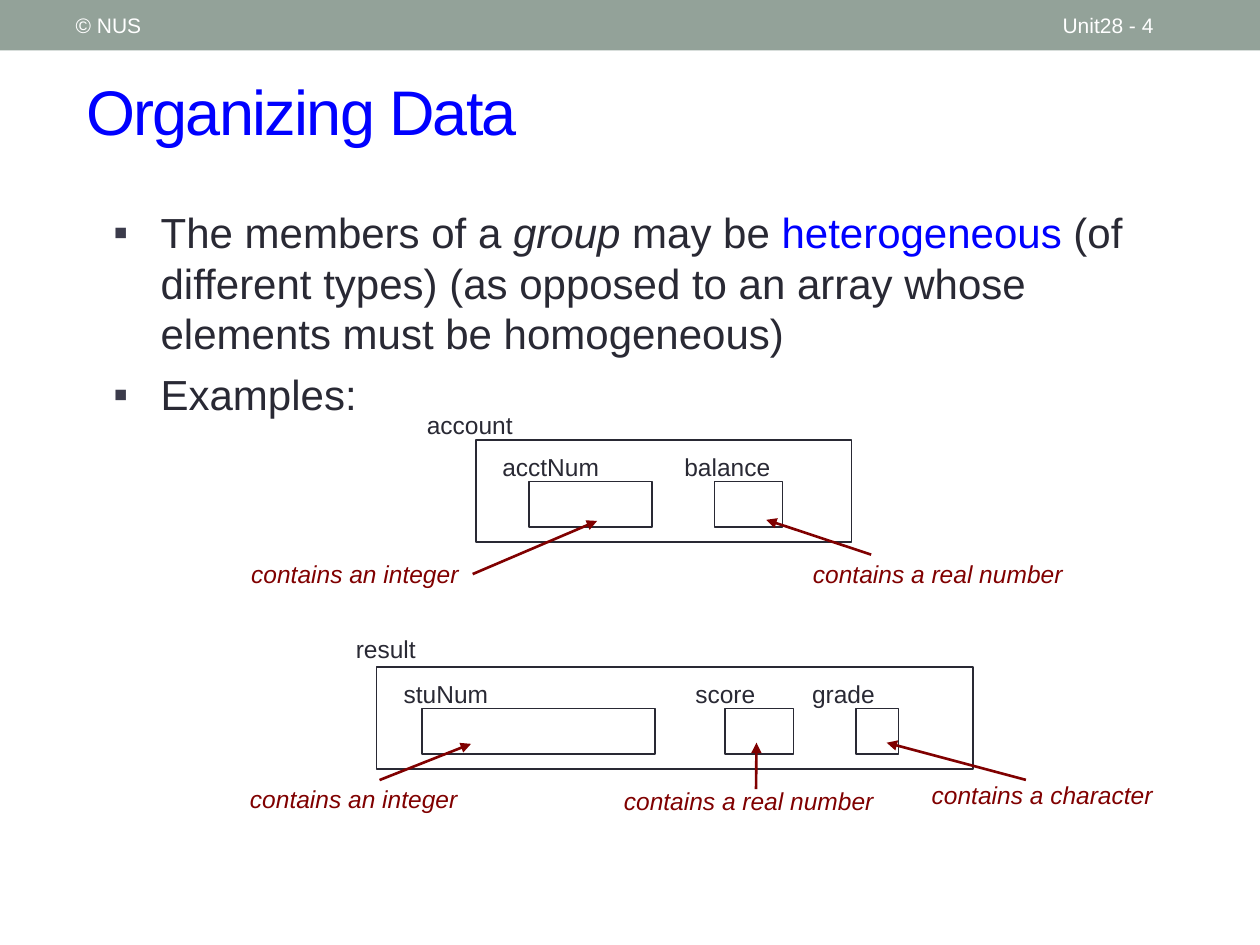
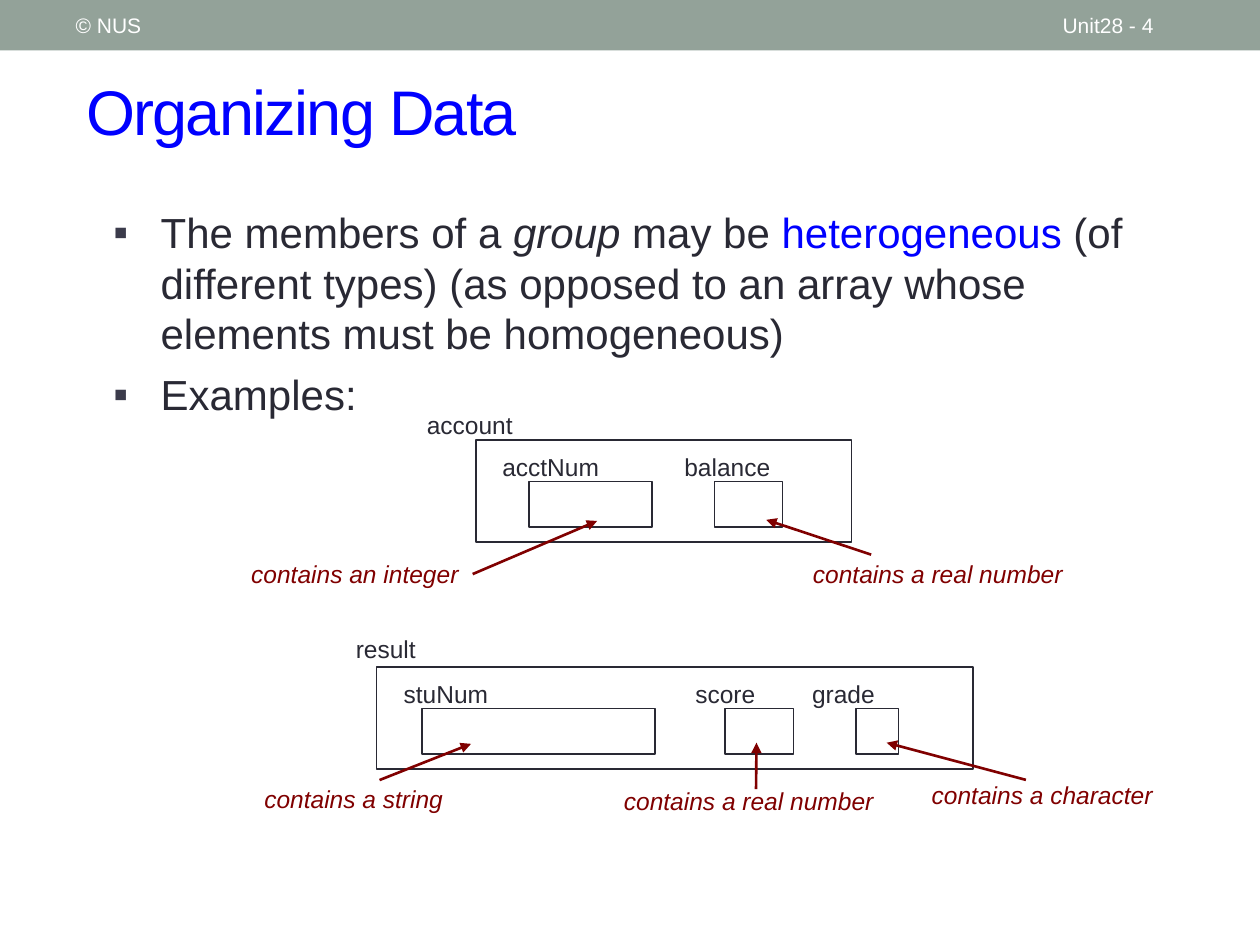
Before and after one commit to nus-cs1010-2021-s2/website, a slide deck: slide 4 of slides/Unit28_Struct.pptx. Drawn at 1260x945 pixels with LibreOffice and Linux fonts; fonts in the diff are those of the drawing. Boxes give left, top, right and bottom in pixels: in the first picture for what was removed or moved away, otherwise in the second. Text is boxed around its words. In the diff, an @@ line names an element or a change of style, - is before the commit and + after.

```diff
--- a/slides/Unit28_Struct.pptx
+++ b/slides/Unit28_Struct.pptx
@@ text at [264,790,443,813]: text changed @@
-contains an integer
+contains a string
```
Also in this commit, not shown: 4 other slides changed, 1 slide removed, 4 other files.
